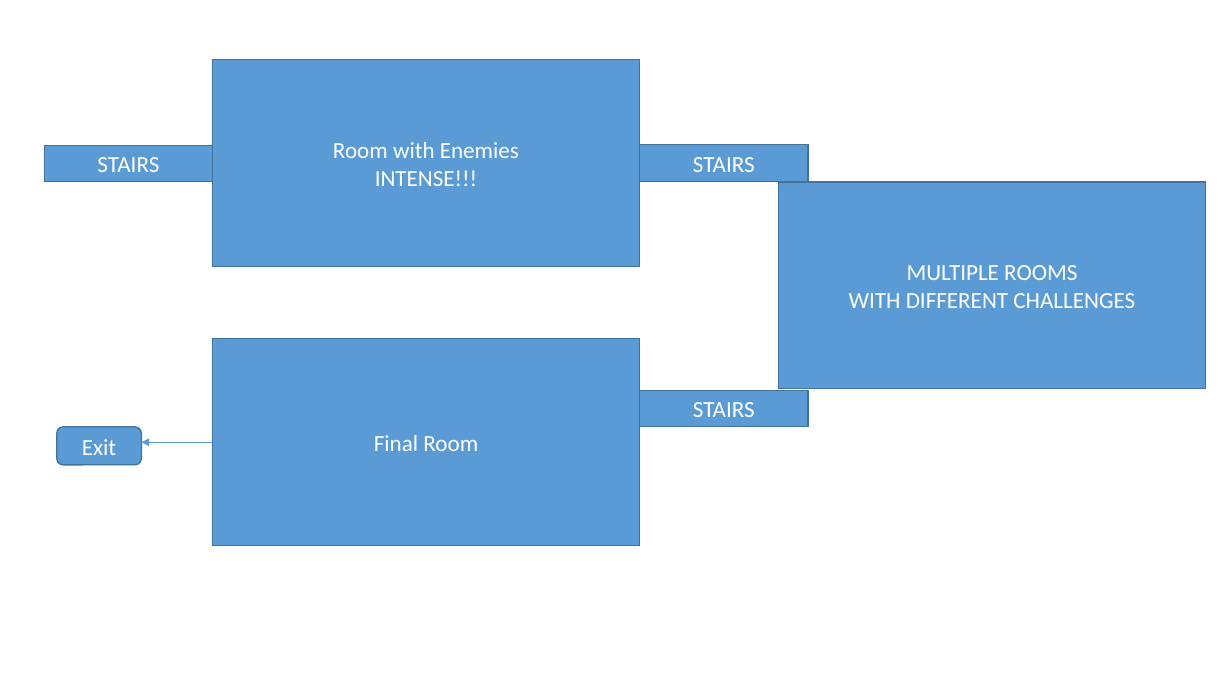
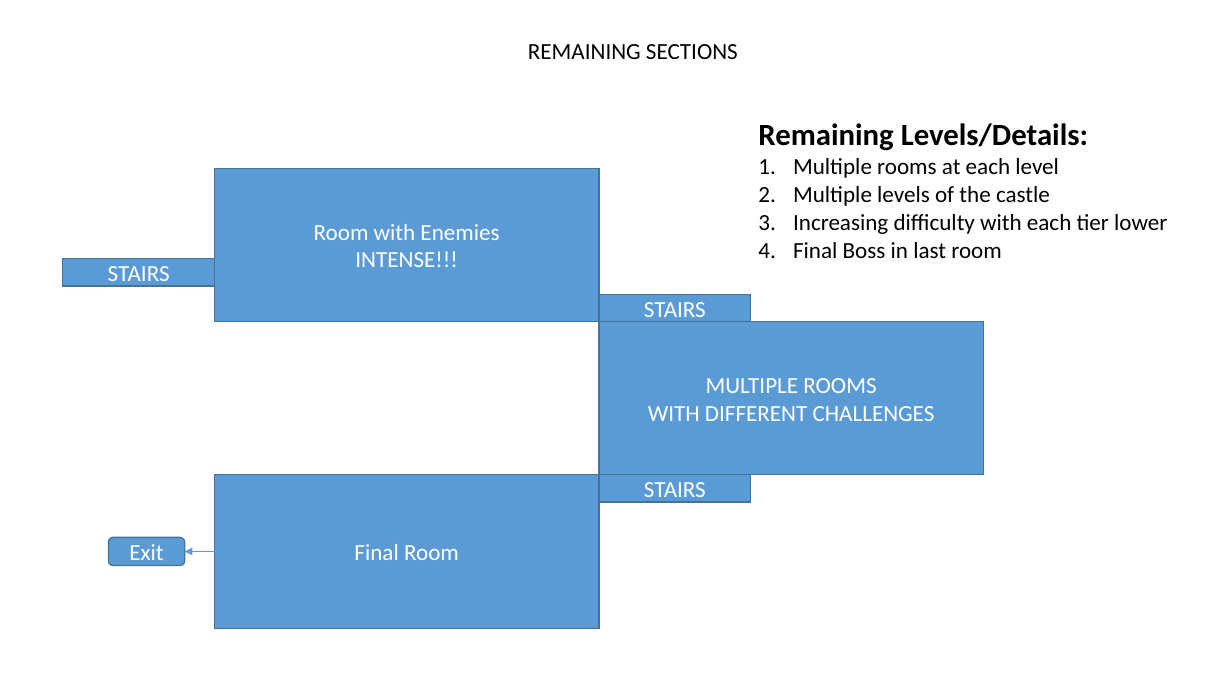
Before and after one commit to Cyclonis7734/DemonPrincess, a slide deck: slide 4 of PPT - paper prototype.pptx (slide 5 before the commit). Drawn at 1232x693 pixels with LibreOffice and Linux fonts; fonts in the diff are those of the drawing. Boxes give left, top, right and bottom in pixels: in the first picture for what was removed or moved away, otherwise in the second. Text is boxed around its words. In the diff, an @@ line names an element or a change of style, - is before the commit and + after.

```diff
--- a/PPT - paper prototype.pptx
+++ b/PPT - paper prototype.pptx
@@ text added at (528,44,738,59), 18 pt, text #000000 @@
+REMAINING SECTIONS
@@ text added at (758,123,1167,258), 18 pt, text #000000 @@
+Remaining Levels/Details:
+1. Multiple rooms at each level
+2. Multiple levels of the castle
+3. Increasing difficulty with each tier lower
+4. Final Boss in last room
@@ rectangle "Room with Enemies": place and size @@
-rectangle "Room with Enemies" at (213,60,640,267)
+rectangle "Room with Enemies" at (214,168,599,322)
@@ rectangle "STAIRS": place and size @@
-rectangle "STAIRS" at (44,145,213,182)
+rectangle "STAIRS" at (63,259,214,286)
@@ rectangle "STAIRS": place and size @@
-rectangle "STAIRS" at (640,145,808,182)
+rectangle "STAIRS" at (599,295,750,322)
@@ rectangle "MULTIPLE ROOMS": place and size @@
-rectangle "MULTIPLE ROOMS" at (779,182,1206,389)
+rectangle "MULTIPLE ROOMS" at (599,322,983,475)
@@ arrow removed from (213, 443) to (141, 443) @@
@@ rectangle "Final Room": place and size @@
-rectangle "Final Room" at (213,339,640,546)
+rectangle "Final Room" at (214,475,599,628)
@@ rectangle "STAIRS": place and size @@
-rectangle "STAIRS" at (640,390,808,427)
+rectangle "STAIRS" at (599,475,750,502)
@@ rounded rectangle "Exit": place and size @@
-rounded rectangle "Exit" at (56,427,141,465)
+rounded rectangle "Exit" at (108,538,185,566)
@@ arrow added from (214, 552) to (185, 552), #5B9BD5 0.5 pt @@
```
Also in this commit, not shown: 5 other slides changed, 1 slide added.
